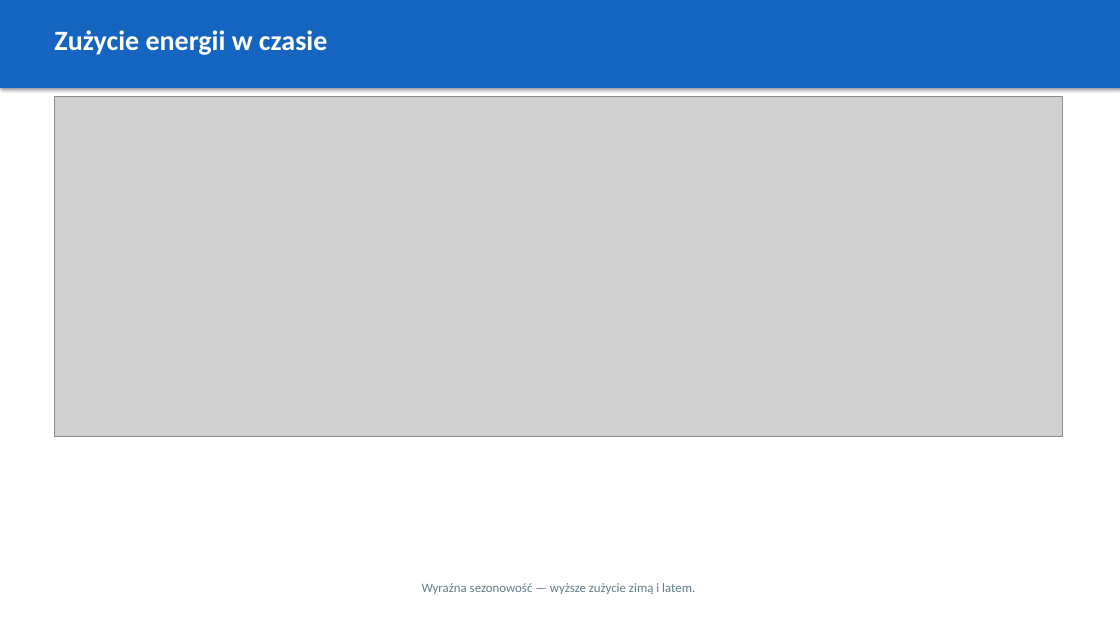
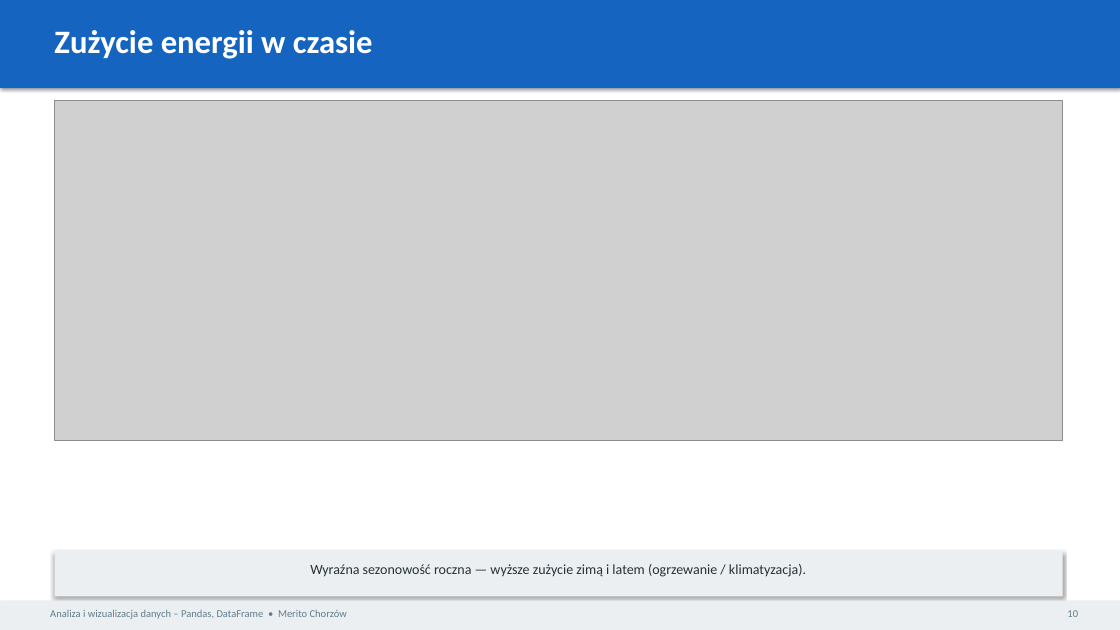
Before and after one commit to BartoszBugla/prognoza-zapotrzebowania-na-energie, a slide deck: slide 11 of docs/prezentacja.pptx (slide 5 before the commit). Drawn at 1120x630 pixels with LibreOffice and Linux fonts; fonts in the diff are those of the drawing; grey boxes stand for pictures. Boxes give left, top, right and bottom in pixels: in the first picture for what was removed or moved away, otherwise in the second. Text is boxed around its words. In the diff, an @@ line names an element or a change of style, - is before the commit and + after.

```diff
--- a/docs/prezentacja.pptx
+++ b/docs/prezentacja.pptx
@@ text "Zużycie energii w czasie" at [54,30,373,59]: size 24 to 28 pt @@
@@ picture: place and size @@
-picture at [55,97,1063,437]
+picture at [55,101,1063,441]
@@ rectangle added at [55,550,1063,597], fill #ECEFF1 @@
@@ text at [310,564,806,577]: text changed; size 11 to 12 pt; text colour #607D8B to #263238 @@
-Wyraźna sezonowość — wyższe zużycie zimą i latem.
+Wyraźna sezonowość roczna — wyższe zużycie zimą i latem (ogrzewanie / klimatyzacja).
@@ rectangle added at [0,601,1120,630], fill #ECEFF1 @@
@@ text added at [50,610,347,619], 9 pt, text #607D8B @@
+Analiza i wizualizacja danych – Pandas, DataFrame • Merito Chorzów
@@ text added at [1067,610,1078,617], 9 pt, text #607D8B @@
+10
```
Also in this commit, not shown: 5 other slides changed, 21 slides added, 6 slides removed, 5 other files.
